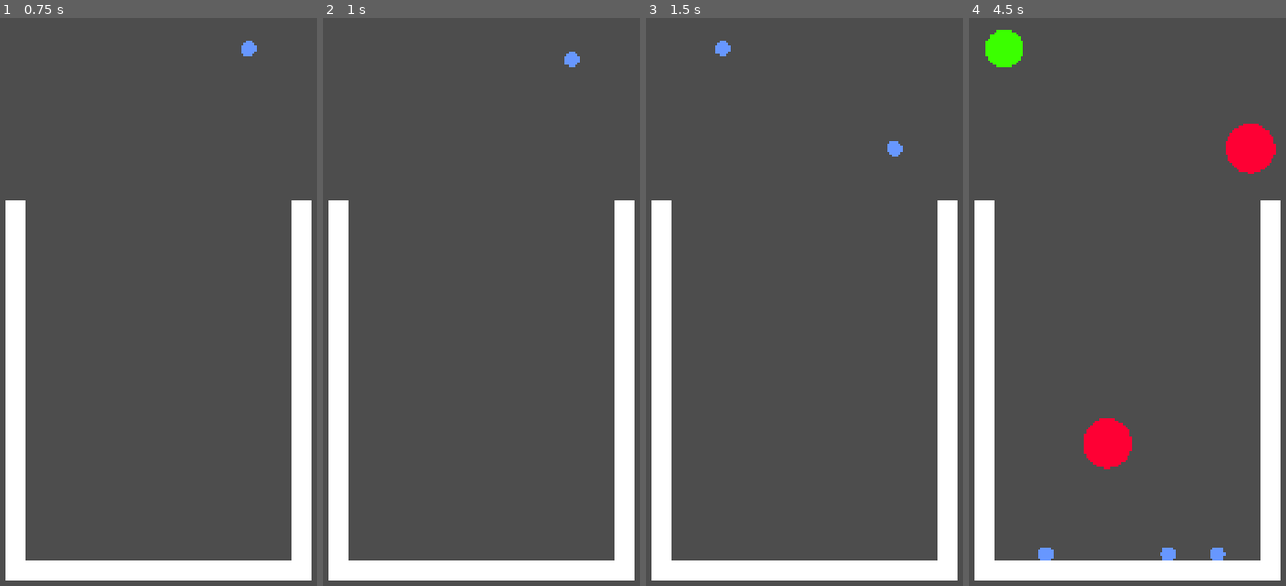
Above: before the commit, frames 1-4 (left to right).
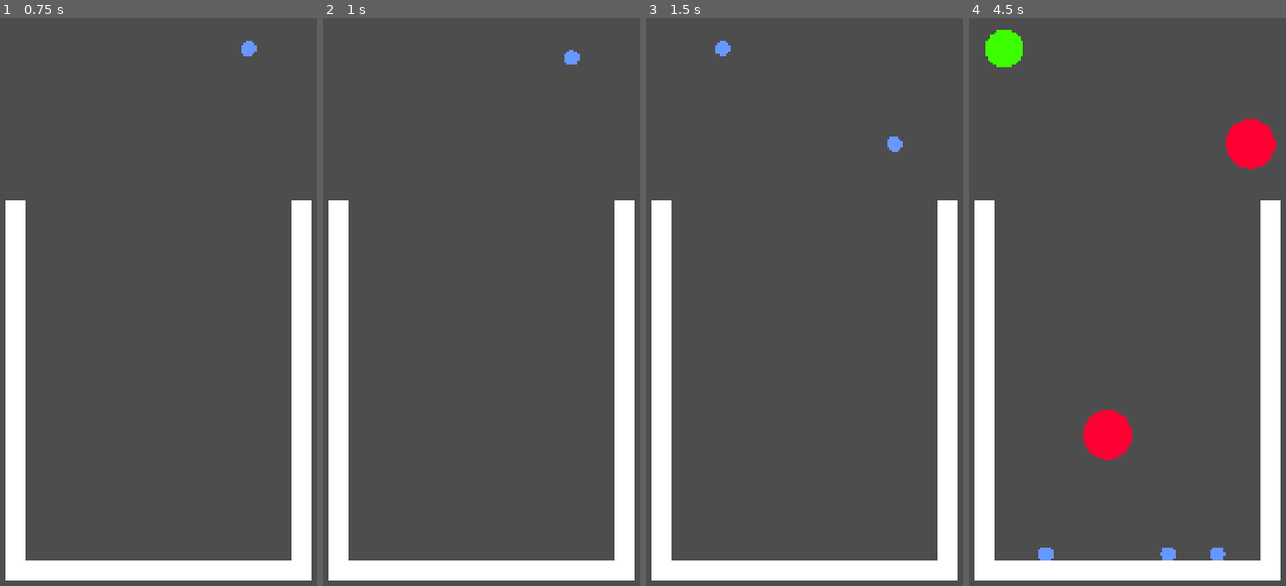
Above: after the commit, the same moments.

Repository: petrsek/Merge-Ball
Game: Godot game, scene res://scenes/endless_mode.tscn
Same seed, same stepped clock (60 frames per second), same inputs: the game is played once before the commit and once after it.
Inputs (mouse positions are in pixels of both pictures, inside the frame that each line leads up to):
- Up to frame 1 (0.75 s): tap Enter at 0.5 s; move the mouse to (247, 222) at 0.52 s; click (247, 222) at 0.67 s
- Up to frame 2 (1 s): no input
- Up to frame 3 (1.5 s): move the mouse to (722, 296) at 1.27 s; click (722, 296) at 1.42 s
- Up to frame 4 (4.5 s): move the mouse to (1168, 103) at 2.02 s; click (1168, 103) at 2.17 s; move the mouse to (1108, 409) at 2.77 s; click (1108, 409) at 2.92 s; move the mouse to (1251, 370) at 3.52 s; click (1251, 370) at 3.67 s; move the mouse to (1003, 154) at 4.27 s; click (1003, 154) at 4.42 s

Frame 1 is identical in both runs. In frame 2, less than 0.1% of the frame differs, in the area x 76-82%, y 5-9%; in frame 3, less than 0.1%; in frame 4, 0.7%, in the area x 35-97%, y 17-80%.

Commit message:
Fixed touch screent issue, causing the ball to drop without moving to the pointer

Diff:
--- a/scripts/ball_handler.gd
+++ b/scripts/ball_handler.gd
@@ -10,6 +10,8 @@
 var game_ending: bool = false
 var game_over: bool = false
 
+var should_drop: bool = false
+
 func _ready():
 	ReadyBall()
 
@@ -17,6 +19,9 @@
 func _process(_delta):
 	if !game_over and ball != null:
 		ball.global_position.x = GetMouseXPos()
+		if should_drop:
+			DropBall()
+			should_drop = false
 
 	game_over_label.visible = game_ending
 	if game_ending && !game_over:
@@ -33,10 +38,10 @@
 	if !game_over:
 		if event is InputEventMouseButton:
 			if event.button_index == MouseButton.MOUSE_BUTTON_LEFT && !event.pressed:
-				DropBall()
+				should_drop = true
 		if event is InputEventScreenTouch:
 			if !event.pressed:
-				DropBall()
+				should_drop = true
 	else:
 		if event.is_pressed():
 			RestartScene()
Not shown, changed: export_presets.cfg
